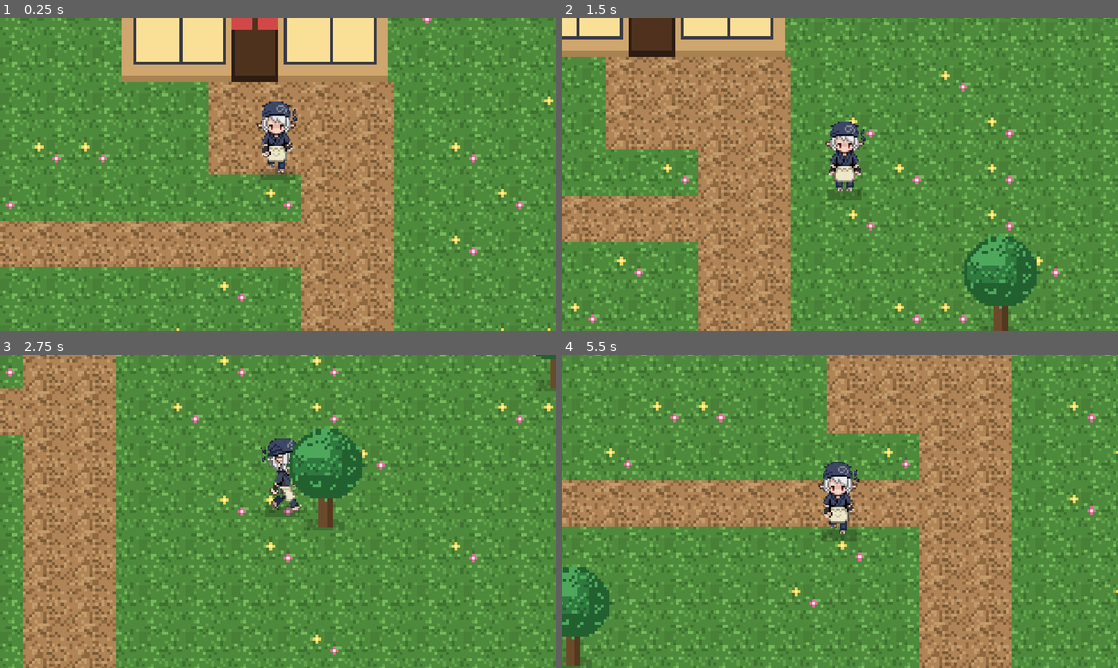
Above: before the commit, frames 1-4 (two rows, left to right).
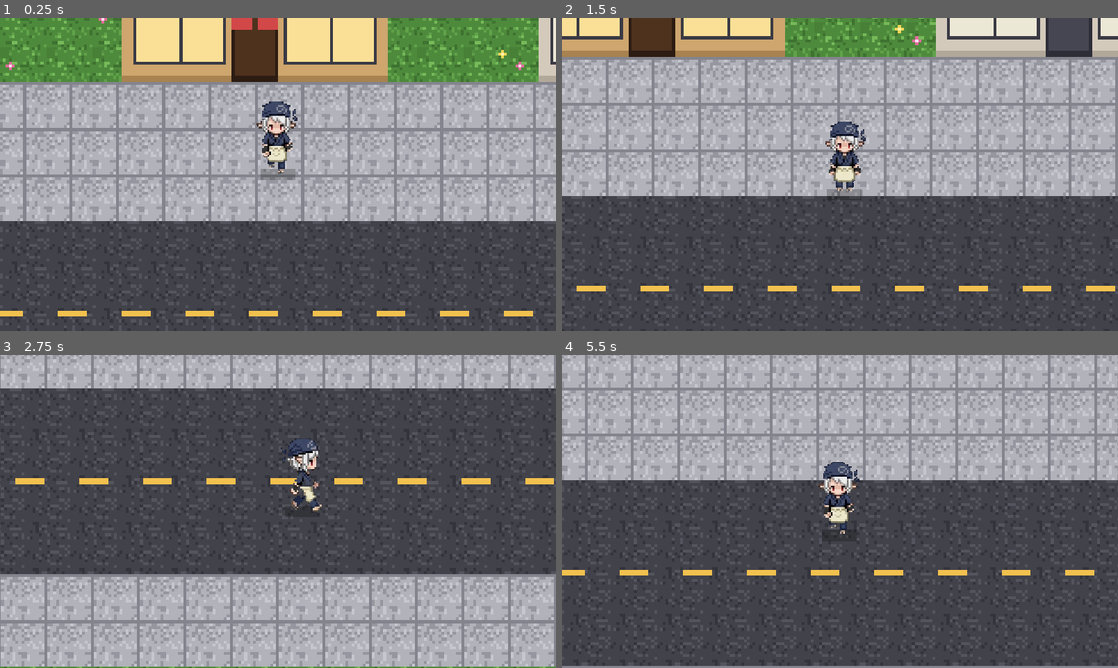
Above: after the commit, the same moments.

Repository: meloalright/ramen-ya
Game: Godot game, scene res://scenes/World.tscn
The game is run twice, just before and just after one commit, with the same random seed, the same clock (stepped at 60 frames per second) and the same inputs.
Inputs (mouse positions are in pixels of both pictures, inside the frame that each line leads up to):
- Up to frame 1 (0.25 s): no input
- Up to frame 2 (1.5 s): tap Enter at 0.5, 1.35 s; move the mouse to (962, 158) at 0.52 s; hold D 0.53-1.28 s; tap M at 0.6 s; click (962, 158) at 0.67 s; tap Space at 0.77 s; move the mouse to (728, 190) at 1.27 s; hold S from 1.28 s (still down)
- Up to frame 3 (2.75 s): tap Space at 1.52 s; move the mouse to (333, 442) at 2.02 s; release S at 2.03 s; hold D from 2.03 s (still down); tap R at 2.1 s
- Up to frame 4 (5.5 s): move the mouse to (812, 574) at 2.77 s; release D at 2.78 s; hold W 2.78-3.53 s; tap 0 at 2.85 s; click (812, 574) at 2.92 s; tap Space at 3.02, 3.77, 4.52 s; move the mouse to (1006, 558) at 3.52 s; hold A 3.53-5.03 s; tap E at 3.6 s; move the mouse to (673, 464) at 4.27 s; tap M at 4.35 s; move the mouse to (867, 511) at 5.02 s; hold S from 5.03 s (still down); tap Enter at 5.1 s; click (867, 511) at 5.17 s

The runs differ from the first frame. In frame 1, 79% of the frame differs, in the area x 0-100%, y 0-100%; in frame 2, 91%; in frame 3, 100%; in frame 4, 99%.

Commit message:
feat: turn the overworld into a commercial street (商业街)
- new ground tiles: asphalt road + concrete sidewalk (assets/world/
  road.png, pavement.png) with a dashed centre line
- three generic storefront building sprites (bldg1/2/3, varied awning
  colours, heights and window patterns) via gen_building()
- World.gd map gen rebuilt: a horizontal street with sidewalks and a row
  of six buildings along the north side; the ramen shop is one of them
  (the rest are solid scenery), each bottom-aligned and Y-sorted
- T_ROAD/T_PAVE walkable, T_BLD blocked

Co-Authored-By: Claude Opus 4.8 (1M context) <noreply@anthropic.com>

Diff:
--- a/scripts/World.gd
+++ b/scripts/World.gd
@@ -27,10 +27,15 @@
 	T_WALL,         # 6  blocked (shop wall)
 	T_ROOF,         # 7  blocked (shop roof)
 	T_DOOR,         # 8  walkable — shop entrance trigger
+	T_ROAD,         # 9  walkable (asphalt street)
+	T_PAVE,         # 10 walkable (sidewalk)
+	T_BLD,          # 11 blocked (a neighbour building's footprint)
 }
 
 var map: Array = []           # MAP_H rows of MAP_W ints
 var door_cell := Vector2i(-1, -1)
+var buildings: Array = []     # {x, ft, tex, ramen} — storefronts along the street
+var street_center_y: float = 0.0
 
 # ---- palette --------------------------------------------------------
 const C_GRASS    := Color("4e8a3c")
@@ -136,7 +141,8 @@
 
 
 func _load_world_tiles() -> void:
-	for key in ["grass", "grass2", "path", "sand", "water", "tree", "shop"]:
+	for key in ["grass", "grass2", "path", "sand", "water", "tree", "shop",
+			"pavement", "road", "bldg1", "bldg2", "bldg3"]:
 		var p := "res://assets/world/%s.png" % key
 		if ResourceLoader.exists(p):
 			wtex[key] = load(p)
@@ -151,78 +157,59 @@
 	for y in MAP_H:
 		var row := []
 		for x in MAP_W:
-			# base grass, occasionally flowery
-			row.append(T_GRASS2 if randi() % 7 == 0 else T_GRASS)
+			row.append(T_GRASS2 if randi() % 8 == 0 else T_GRASS)
 		map.append(row)
 
-	# --- a pond in the north-west ---
-	_blob(Vector2i(11, 8), 5, T_WATER)
-	# --- a beach/sand strip along the south edge ---
-	for x in MAP_W:
-		var depth := 2 + (randi() % 2)
-		for d in depth:
-			map[MAP_H - 1 - d][x] = T_SAND
-
-	# --- main dirt road: vertical spine + a branch ---
-	var rx := MAP_W / 2
-	for y in range(MAP_H - 4):
-		map[y][rx] = T_PATH
-		map[y][rx + 1] = T_PATH
-	for x in range(8, rx + 2):
-		map[18][x] = T_PATH
-
-	# --- tree line / scattered woods (avoid road, water, sand) ---
-	for i in 90:
-		var tx := randi() % MAP_W
-		var ty := randi() % (MAP_H - 4)
-		if _walkable_for_tree(tx, ty):
+	# --- the commercial street: a horizontal road with sidewalks ---
+	var street_y := 22                       # top row of the asphalt band
+	street_center_y = (street_y + 2) * TILE
+	for y in range(street_y, street_y + 4):  # asphalt
+		for x in MAP_W:
+			map[y][x] = T_ROAD
+	for y in range(street_y - 3, street_y):  # north sidewalk
+		for x in MAP_W:
+			map[y][x] = T_PAVE
+	for y in range(street_y + 4, street_y + 6):  # south sidewalk
+		for x in MAP_W:
+			map[y][x] = T_PAVE
+
+	# --- a row of storefronts along the north side ---
+	buildings.clear()
+	var ft := street_y - 7                   # footprint top (4 rows tall)
+	var slots := [2, 11, 20, 29, 38, 47]
+	var variants := ["bldg1", "bldg2", "bldg3", "bldg2", "bldg3", "bldg1"]
+	var ramen_slot := 2
+	for i in slots.size():
+		var sx: int = slots[i]
+		var is_ramen: bool = i == ramen_slot
+		for yy in range(ft, ft + 4):
+			for xx in range(sx, sx + 6):
+				if xx < MAP_W and yy < MAP_H:
+					map[yy][xx] = T_BLD
+		if is_ramen:
+			var dx := sx + 3
+			var dy := ft + 3
+			map[dy][dx] = T_DOOR
+			door_cell = Vector2i(dx, dy)
+			buildings.append({"x": sx, "ft": ft, "tex": "shop", "ramen": true})
+		else:
+			buildings.append({"x": sx, "ft": ft, "tex": variants[i], "ramen": false})
+
+	# --- ambience: trees behind the block and along the far sidewalk ---
+	for i in 30:
+		var tx: int = randi() % MAP_W
+		var ty: int = street_y + 7 + randi() % int(max(1, MAP_H - street_y - 9))
+		if ty < MAP_H - 1 and map[ty][tx] == T_GRASS:
 			map[ty][tx] = T_TREE
-
-	# --- the ramen shop: ground floor of a tall building ---
-	_place_shop(rx - 4, 11)
-
-
-func _walkable_for_tree(x: int, y: int) -> bool:
-	if x < 1 or y < 1 or x >= MAP_W - 1 or y >= MAP_H - 1:
-		return false
-	var t: int = map[y][x]
-	if t == T_PATH or t == T_WATER or t == T_SAND:
-		return false
-	# keep trees off the road shoulders so the path stays open
-	if abs(x - MAP_W / 2) <= 2 and y < MAP_H - 4:
-		return false
-	return true
-
-
-func _blob(center: Vector2i, r: int, tile: int) -> void:
-	for y in range(center.y - r, center.y + r + 1):
-		for x in range(center.x - r, center.x + r + 1):
-			if x < 0 or y < 0 or x >= MAP_W or y >= MAP_H:
-				continue
-			var dx := float(x - center.x)
-			var dy := float(y - center.y) * 1.25
-			if dx * dx + dy * dy <= r * r + (randi() % 3):
-				map[y][x] = tile
-
-
-func _place_shop(left: int, top: int) -> void:
-	var w := 6
-	var h := 4
-	# clear footprint
-	for y in range(top, top + h):
-		for x in range(left, left + w):
-			if x < 0 or y < 0 or x >= MAP_W or y >= MAP_H:
-				continue
-			map[y][x] = T_ROOF if y < top + h - 1 else T_WALL
-	# door in the bottom wall, centered
-	var dx := left + w / 2
-	var dy := top + h - 1
-	map[dy][dx] = T_DOOR
-	door_cell = Vector2i(dx, dy)
-	# little plaza of path in front of the door
-	for yy in range(dy + 1, dy + 3):
-		map[yy][dx] = T_PATH
-		map[yy][dx - 1] = T_PATH
+	for i in 16:
+		var tx2: int = randi() % MAP_W
+		var ty2: int = 1 + randi() % int(max(1, ft - 2))
+		if map[ty2][tx2] == T_GRASS:
+			map[ty2][tx2] = T_TREE
+
+
+func _shop_door_front() -> Vector2:
+	return Vector2(door_cell.x * TILE + TILE / 2.0, (door_cell.y + 3) * TILE)
 
 
 # =====================================================================
@@ -237,7 +224,7 @@
 
 
 func _blocked(tile: int) -> bool:
-	return tile == T_WATER or tile == T_TREE or tile == T_WALL or tile == T_ROOF
+	return tile == T_WATER or tile == T_TREE or tile == T_WALL or tile == T_ROOF or tile == T_BLD
 
 
 # can the feet-box centered at (cx, feet_y) occupy this spot?
@@ -379,15 +366,18 @@
 	for ty in range(view.position.y, view.end.y):
 		for tx in range(view.position.x, view.end.x):
 			_draw_ground_tile(tx, ty)
-	# object pass (trees, shop, player) sorted by Y so things overlap right
+	# street centre line over the asphalt
+	_draw_street_line(view)
+	# object pass (trees, buildings, player) sorted by Y so things overlap right
 	var objs: Array = []
 	for ty in range(view.position.y, view.end.y):
 		for tx in range(view.position.x, view.end.x):
 			var t: int = map[ty][tx]
 			if t == T_TREE:
 				objs.append({"y": ty * TILE + TILE, "kind": "tree", "x": tx, "ty": ty})
-	# shop is one tall object anchored at its base row
-	objs.append({"y": _shop_base_y(), "kind": "shop"})
+	# storefront buildings, each anchored at its base row
+	for b in buildings:
+		objs.append({"y": (int(b.ft) + 4) * TILE, "kind": "bld", "b": b})
 	# player
 	objs.append({"y": player_pos.y, "kind": "player"})
 	objs.sort_custom(func(a, b): return a.y < b.y)
@@ -395,8 +385,8 @@
 		match o.kind:
 			"tree":
 				_draw_tree(o.x, o.ty)
-			"shop":
-				_draw_shop()
+			"bld":
+				_draw_building(o.b)
 			"player":
 				_draw_player()
 
@@ -436,6 +426,9 @@
 		T_PATH:  nm = "path"
 		T_SAND:  nm = "sand"
 		T_GRASS2: nm = "grass2"
+		T_ROAD:  nm = "road"
+		T_PAVE:  nm = "pavement"
+		T_DOOR:  nm = "pavement"   # ground under the ramen door
 		_: nm = "grass"
 	if wtex.has(nm):
 		draw_texture_rect(wtex[nm], Rect2(px, py, TILE, TILE), false)
@@ -493,55 +486,30 @@
 	draw_rect(Rect2(px + 3, base - 24, 3, 3), C_LEAF_HI)
 
 
-# the shop occupies its placed footprint; find it once
-func _shop_top_left() -> Vector2i:
-	# door is bottom-center; reconstruct footprint
-	if door_cell.x < 0:
-		return Vector2i(-1, -1)
-	return Vector2i(door_cell.x - 3, door_cell.y - 3)
-
-
-func _shop_base_y() -> float:
-	if door_cell.x < 0:
-		return -1.0
-	return (door_cell.y + 1) * TILE
-
-
-func _draw_shop() -> void:
-	var tl := _shop_top_left()
-	if tl.x < 0:
+func _draw_building(b: Dictionary) -> void:
+	var sx: int = b.x
+	var ft: int = b.ft
+	var bottom := (ft + 4) * TILE                 # footprint bottom edge (px)
+	if wtex.has(b.tex):
+		var s: Texture2D = wtex[b.tex]
+		var ox := sx * TILE
+		var oy := bottom - s.get_height()         # bottom-aligned
+		draw_texture_rect(s, Rect2(ox, oy, s.get_width(), s.get_height()), false)
+		if b.ramen:
+			_wtext("拉麵", Vector2(ox + s.get_width() / 2.0, oy + 134), 9, C_WHITE, HORIZONTAL_ALIGNMENT_CENTER)
 		return
-	if wtex.has("shop"):
-		var s: Texture2D = wtex["shop"]
-		var ox := tl.x * TILE
-		# bottom-align the tall building to the footprint (4 tiles tall)
-		var oy := (tl.y + 4) * TILE - s.get_height()
-		draw_texture_rect(s, Rect2(ox, oy, s.get_width(), s.get_height()), false)
-		# shop name on the storefront awning sign (SHOP_SIGN_Y in generate.py)
-		_wtext("拉麵", Vector2(ox + s.get_width() / 2.0, oy + 134), 9, C_WHITE, HORIZONTAL_ALIGNMENT_CENTER)
-		return
-	var w := 6
-	var h := 4
-	var px := tl.x * TILE
-	var py := tl.y * TILE
-	var pw := w * TILE
-	# wall body (bottom row)
-	var wall_y := py + (h - 1) * TILE
-	draw_rect(Rect2(px, wall_y, pw, TILE), C_WALL)
-	draw_rect(Rect2(px, wall_y, pw, 3), C_WALL_D)
-	# roof (upper rows) as a red slab with eaves + ridge shading
-	draw_rect(Rect2(px - 3, py, pw + 6, (h - 1) * TILE), C_ROOF)
-	draw_rect(Rect2(px - 3, py, pw + 6, 4), C_ROOF_D)
-	for i in range(0, w + 1):
-		draw_rect(Rect2(px + i * TILE - 1, py, 1, (h - 1) * TILE), C_ROOF_D)
-	# noren / signboard
-	draw_rect(Rect2(px + pw / 2.0 - 22, py - 6, 44, 12), C_INK)
-	_wtext("拉麵", Vector2(px + pw / 2.0, py + 3), 9, C_WHITE, HORIZONTAL_ALIGNMENT_CENTER)
-	# door
-	var dpx := door_cell.x * TILE
-	var dpy := door_cell.y * TILE
-	draw_rect(Rect2(dpx + 2, dpy + 1, TILE - 4, TILE - 1), C_DOOR)
-	draw_rect(Rect2(dpx + 2, dpy + 1, TILE - 4, 2), C_INK)
+	# fallback box
+	draw_rect(Rect2(sx * TILE, ft * TILE, 6 * TILE, 4 * TILE), C_WALL)
+
+
+func _draw_street_line(view: Rect2i) -> void:
+	# dashed centre line down the asphalt
+	var y := street_center_y
+	var x := view.position.x * TILE
+	var end := view.end.x * TILE
+	while x < end:
+		draw_rect(Rect2(x, y - 1, 10, 2), C_YELLOW)
+		x += 22
 
 
 func _draw_player() -> void:
Binary file added: assets/world/bldg1.png
Not shown, added: assets/world/bldg1.png.import
Binary file added: assets/world/bldg2.png
Not shown, added: assets/world/bldg2.png.import
Binary file added: assets/world/bldg3.png
Not shown, added: assets/world/bldg3.png.import
Binary file added: assets/world/pavement.png
Not shown, added: assets/world/pavement.png.import
Binary file added: assets/world/road.png
Not shown, added: assets/world/road.png.import
Not shown, changed: README.md
Not shown, changed: assets/world/generate.py
